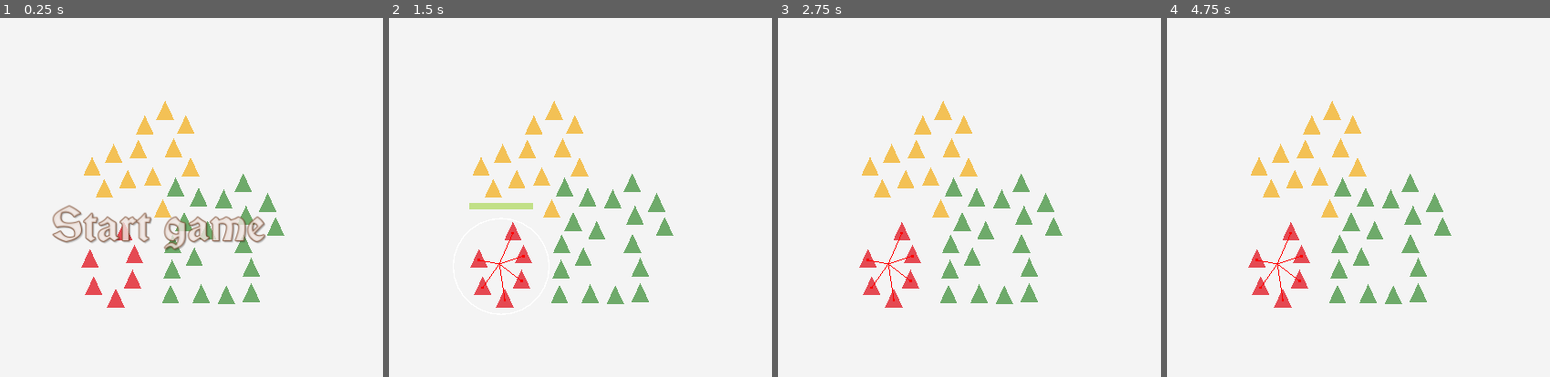
Above: before the commit, frames 1-4 (left to right).
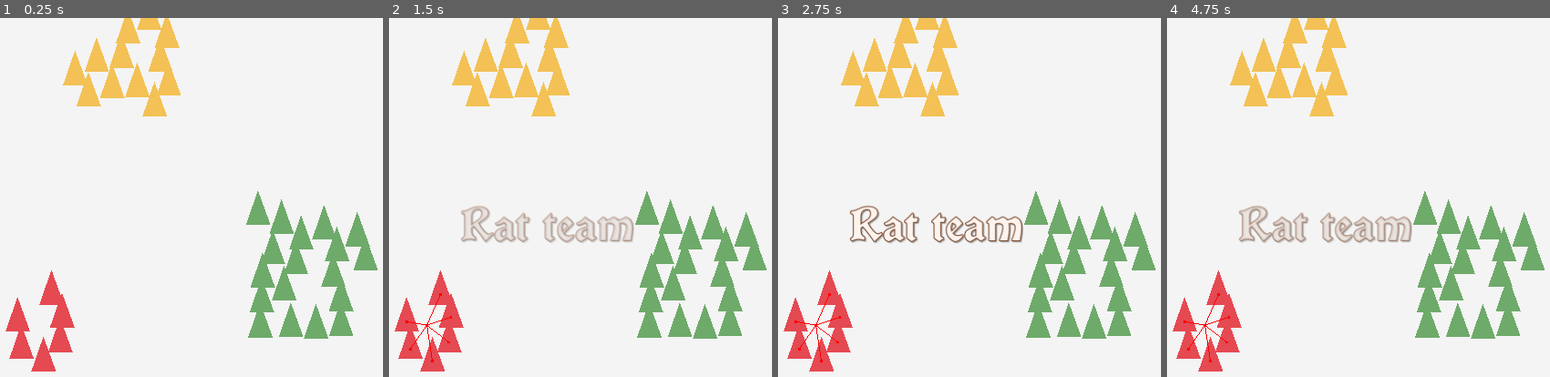
Above: after the commit, the same moments.

Repository: rtauziac/djam-decay
Game: Godot game, scene res://test_2d.tscn
Same seed, same stepped clock (60 frames per second), same inputs: the game is played once before the commit and once after it.
Inputs (mouse positions are in pixels of both pictures, inside the frame that each line leads up to):
- Up to frame 1 (0.25 s): no input
- Up to frame 2 (1.5 s): move the mouse to (500, 265) at 0.52 s; click (500, 265) at 0.67 s; move the mouse to (530, 161) at 1.27 s; click (530, 161) at 1.42 s
- Up to frame 3 (2.75 s): move the mouse to (1000, 240) at 2.02 s; click (1000, 240) at 2.17 s
- Up to frame 4 (4.75 s): tap Enter at 2.75, 4.25 s; move the mouse to (1289, 305) at 2.77 s; click (1289, 305) at 2.92 s; tap Space at 3.5 s; move the mouse to (1546, 283) at 3.52 s; click (1546, 283) at 3.67 s; move the mouse to (outside the picture) at 4.27 s; click (outside the picture) at 4.42 s

The runs differ from the first frame. In frame 1, 17% of the frame differs, in the area x 1-99%, y 0-99%; in frame 2, 17%; in frame 3, 16%; in frame 4, 16%.

Commit message:
👀 A bunch of things

Diff:
--- a/GameManagement/game.gd
+++ b/GameManagement/game.gd
@@ -1,9 +1,9 @@
-extends Node
+extends Node2D
 class_name Game
 
 signal player_changed(player: Player)
 
-@export var stamina_start_amount = 600
+var stamina_start_amount = 600
 
 var players: Array[Player]
 var current_player: Player
@@ -31,14 +31,32 @@
 
 	#current_player = rat_player
 
-	await get_tree().create_timer(0.1).timeout
+	await get_tree().create_timer(1).timeout
 
-	Global.main_ui.show_title("Start game", func():
-		change_player(rat_player)
-		Global.main_ui.show_title("Rat team")
-		)
+	#Global.main_ui.show_title("Start game", func():
+		#change_player(rat_player)
+		#Global.main_ui.show_title("Rat team")
+		#)
+	change_player(rat_player)
+	Global.main_ui.show_title("Rat team")
 
 
 func change_player(player: Player):
 	current_player = player
-	emit_signal("player_changed", player)
+	emit_signal(player_changed.get_name(), player)
+
+
+func combat_groups(group_a: SelectableGroup, group_b: SelectableGroup):
+	get_tree().call_group("unit", "set_physics_process", false)
+	var group_a_nodes = get_tree().get_nodes_in_group(group_a.name)
+	var group_b_nodes = get_tree().get_nodes_in_group(group_b.name)
+	var group_a_count = group_a_nodes.size()
+	var group_b_count = group_b_nodes.size()
+	var group_a_race = group_a_nodes[0].race
+	var group_b_race = group_b_nodes[0].race
+	print("%s has %d units" % [group_a.name, group_a_count])
+	print("%s has %d units" % [group_b.name, group_b_count])
+	var group_a_hit = (group_a_count * Unit.race_advantage(group_a_race, group_b_race)) / 2
+	var group_b_hit = (group_b_count * Unit.race_advantage(group_b_race, group_a_race)) / 2
+	print("%s kills %d units from %s" % [group_a.name, group_a_hit, group_b.name])
+	print("%s kills %d units from %s" % [group_b.name, group_b_hit, group_a.name])
--- a/MainUI.gd
+++ b/MainUI.gd
@@ -4,6 +4,7 @@
 
 func _ready():
 	Global.main_ui = self
+	$TitleLabel.visible = false
 
 
 func show_title(title: String, callback = null):
@@ -14,9 +15,30 @@
 	tween.set_meta("tween", "title")
 	$TitleLabel.text = title
 	tween.tween_callback(func(): $TitleLabel.visible = true)
-	tween.tween_property($TitleLabel, "modulate", Color.WHITE, 0.2)
-	tween.tween_interval(0.2)
-	tween.tween_property($TitleLabel, "modulate", Color.TRANSPARENT, 0.2)
+	tween.tween_property($TitleLabel, "modulate", Color.WHITE, 1.2)
+	tween.tween_interval(2)
+	tween.tween_property($TitleLabel, "modulate", Color.TRANSPARENT, 1.2)
 	tween.tween_callback(func(): $TitleLabel.visible = false)
 	if callback != null:
 		tween.tween_callback(callback)
+
+
+func show_header(header: String):
+	for process_tween in get_tree().get_processed_tweens():
+		if process_tween.get_meta("tween") == "header":
+			process_tween.kill()
+	var tween = get_tree().create_tween()
+	tween.set_meta("tween", "header")
+	$HeaderLabel.text = header
+	tween.tween_callback(func(): $HeaderLabel.visible = true)
+	tween.tween_property($HeaderLabel, "modulate", Color.WHITE, 0.4)
+
+
+func hide_header():
+	for process_tween in get_tree().get_processed_tweens():
+		if process_tween.get_meta("tween") == "header":
+			process_tween.kill()
+	var tween = get_tree().create_tween()
+	tween.set_meta("tween", "header")
+	tween.tween_property($HeaderLabel, "modulate", Color.WHITE, 0.4)
+	tween.tween_callback(func(): $HeaderLabel.visible = true)
--- a/test_2d.tscn
+++ b/test_2d.tscn
@@ -1,10 +1,9 @@
-[gd_scene load_steps=9 format=3 uid="uid://ywgaelhpgpby"]
+[gd_scene load_steps=7 format=3 uid="uid://ywgaelhpgpby"]
 
 [ext_resource type="Script" path="res://GameManagement/game.gd" id="1_bo2r8"]
 [ext_resource type="Script" path="res://unit/groups.gd" id="1_n6ffw"]
-[ext_resource type="Script" path="res://Camera.gd" id="2_fdhqp"]
-[ext_resource type="FontFile" uid="uid://b7bllu2giivqe" path="res://font/vinque rg.otf" id="4_yc54d"]
-[ext_resource type="Script" path="res://MainUI.gd" id="5_0pjp3"]
+[ext_resource type="Script" path="res://ui/camera.gd" id="2_fdhqp"]
+[ext_resource type="PackedScene" uid="uid://bffwtwiaeqg1" path="res://ui/ui.tscn" id="4_twutv"]
 
 [sub_resource type="GDScript" id="GDScript_3igke"]
 script/source = "extends Node
@@ -12,7 +11,7 @@
 
 func _ready():
 	await get_tree().process_frame
-	print(\"Group count: %d\" % get_parent().get_node(\"Groups\").get_child_count())
+	print(\"Group count: %d\" % get_parent().get_node(\"World/Groups\").get_child_count())
 	await get_tree().process_frame
 	var allUnits = get_tree().get_nodes_in_group(&\"unit\")
 	print(\"Unit count: %d\" % allUnits.size())
@@ -27,18 +26,6 @@
 source_geometry_group_name = &"navigation_polygon_source_group"
 cell_size = 10.0
 agent_radius = 30.0
-
-[sub_resource type="Theme" id="Theme_qqolg"]
-Label/fonts/font = ExtResource("4_yc54d")
-TitleLabel/base_type = &"Label"
-TitleLabel/colors/font_color = Color(0.996847, 0.954729, 0.934884, 1)
-TitleLabel/colors/font_outline_color = Color(0.460701, 0.260495, 0.147609, 1)
-TitleLabel/colors/font_shadow_color = Color(0, 0, 0, 0.247059)
-TitleLabel/constants/outline_size = 6
-TitleLabel/constants/shadow_offset_x = 2
-TitleLabel/constants/shadow_offset_y = 2
-TitleLabel/constants/shadow_outline_size = 5
-TitleLabel/font_sizes/font_size = 70
 
 [node name="Node2D" type="Node2D"]
 
@@ -57,43 +44,19 @@
 [node name="CollisionPolygon2D2" type="CollisionPolygon2D" parent="NavigationRegion2D/StaticBody2D"]
 polygon = PackedVector2Array(-1240, -317, -1482, -146, -1702, 131, -1656, 421, -1502, 521, -1386, 619, -1160, 646, -1159, 519, -1226, 400, -1326, 402, -1420, 267, -1347, 59, -1262, -109, -1124, -260)
 
-[node name="Game" type="Node" parent="."]
+[node name="Game" type="Node2D" parent="."]
 script = ExtResource("1_bo2r8")
 
-[node name="Groups" type="Node2D" parent="."]
+[node name="World" type="Node2D" parent="."]
+
+[node name="Groups" type="Node2D" parent="World"]
 script = ExtResource("1_n6ffw")
 
-[node name="Camera2D" type="Camera2D" parent="."]
+[node name="Camera2D" type="Camera2D" parent="World"]
 script = ExtResource("2_fdhqp")
 
 [node name="CanvasLayer" type="CanvasLayer" parent="."]
 
-[node name="UI" type="Control" parent="CanvasLayer"]
-layout_mode = 3
-anchors_preset = 15
-anchor_right = 1.0
-anchor_bottom = 1.0
-grow_horizontal = 2
-grow_vertical = 2
-theme = SubResource("Theme_qqolg")
-script = ExtResource("5_0pjp3")
+[node name="UI" parent="CanvasLayer" instance=ExtResource("4_twutv")]
 
-[node name="TitleLabel" type="Label" parent="CanvasLayer/UI"]
-visible = false
-modulate = Color(1, 1, 1, 0)
-layout_mode = 1
-anchors_preset = 15
-anchor_right = 1.0
-anchor_bottom = 1.0
-offset_left = 158.0
-offset_top = 61.0
-offset_right = -158.0
-offset_bottom = -61.0
-grow_horizontal = 2
-grow_vertical = 2
-theme_type_variation = &"TitleLabel"
-text = "Next turn"
-horizontal_alignment = 1
-vertical_alignment = 1
-
-[connection signal="player_changed" from="Game" to="Groups" method="_on_game_player_changed"]
+[connection signal="player_changed" from="Game" to="World/Groups" method="_on_game_player_changed"]
--- a/Camera.gd
+++ b/ui/camera.gd
@@ -2,9 +2,13 @@
 
 var moving = false
 var has_moved = false
+@export var controllable = true
 
 
 func _input(event):
+	if not controllable:
+		return
+
 	if event is InputEventMouseButton:
 		var event_mouse_button: InputEventMouseButton = event
 
--- /dev/null
+++ b/ui/ui.tscn
@@ -0,0 +1,58 @@
+[gd_scene load_steps=4 format=3 uid="uid://bffwtwiaeqg1"]
+
+[ext_resource type="FontFile" uid="uid://b7bllu2giivqe" path="res://font/vinque rg.otf" id="1_8at5j"]
+[ext_resource type="Script" path="res://MainUI.gd" id="2_neumv"]
+
+[sub_resource type="Theme" id="Theme_qqolg"]
+Label/fonts/font = ExtResource("1_8at5j")
+TitleLabel/base_type = &"Label"
+TitleLabel/colors/font_color = Color(0.996847, 0.954729, 0.934884, 1)
+TitleLabel/colors/font_outline_color = Color(0.460701, 0.260495, 0.147609, 1)
+TitleLabel/colors/font_shadow_color = Color(0, 0, 0, 0.247059)
+TitleLabel/constants/outline_size = 6
+TitleLabel/constants/shadow_offset_x = 2
+TitleLabel/constants/shadow_offset_y = 2
+TitleLabel/constants/shadow_outline_size = 5
+TitleLabel/font_sizes/font_size = 70
+
+[node name="UI" type="Control"]
+layout_mode = 3
+anchors_preset = 15
+anchor_right = 1.0
+anchor_bottom = 1.0
+grow_horizontal = 2
+grow_vertical = 2
+theme = SubResource("Theme_qqolg")
+script = ExtResource("2_neumv")
+
+[node name="TitleLabel" type="Label" parent="."]
+modulate = Color(1, 1, 1, 0)
+layout_mode = 1
+anchors_preset = 15
+anchor_right = 1.0
+anchor_bottom = 1.0
+offset_left = 158.0
+offset_top = 61.0
+offset_right = -158.0
+offset_bottom = -61.0
+grow_horizontal = 2
+grow_vertical = 2
+theme_type_variation = &"TitleLabel"
+text = "Next turn"
+horizontal_alignment = 1
+vertical_alignment = 1
+
+[node name="HeaderLabel" type="Label" parent="."]
+modulate = Color(1, 1, 1, 0)
+layout_mode = 1
+anchors_preset = 10
+anchor_right = 1.0
+offset_left = 90.0
+offset_top = 21.0
+offset_right = -90.0
+offset_bottom = 132.0
+grow_horizontal = 2
+theme_type_variation = &"TitleLabel"
+text = "Fight!"
+horizontal_alignment = 1
+vertical_alignment = 1
--- a/unit/group.gd
+++ b/unit/group.gd
@@ -1,11 +1,14 @@
 extends Area2D
 class_name SelectableGroup
 
+signal wants_to_be_selected(group: SelectableGroup)
+signal engage_combat(group_a: SelectableGroup, group_b: SelectableGroup)
+
 @export var selected: bool : get = get_selected, set = set_selected
 func get_selected() -> bool:
-	return $Line2D.visible
+	return $SelectionLine2D.visible
 func set_selected(new_val: bool):
-	$Line2D.visible = new_val
+	$SelectionLine2D.visible = new_val
 	$GaugeStamina.visible = new_val
 
 var radius: get = get_radius, set = set_radius
@@ -13,7 +16,7 @@
 	return ($CollisionShape2D.shape as CircleShape2D).radius
 func set_radius(new_val: float):
 	($CollisionShape2D.shape as CircleShape2D).radius = new_val
-	$Line2D.set("radius", new_val)
+	$SelectionLine2D.set("radius", new_val)
 	$GaugeStamina.position.y = -(new_val + 20)
 
 
@@ -25,21 +28,25 @@
 
 
 func _on_input_event(viewport: Viewport, event, shape_idx):
-	if Global.game.current_player != null and Global.game.current_player.user_controlled:
-		if event is InputEventMouseButton:
-			var eventMouseButton := event as InputEventMouseButton
-			if not eventMouseButton.pressed:
-				var group_nodes = get_tree().get_nodes_in_group(name)
-				var units = group_nodes as Array[Unit]
-				if Global.game.current_player.race == units[0].race:
-					set_deferred("selected", true)
-					viewport.set_input_as_handled()
+	if Global.game.current_player == null or not Global.game.current_player.user_controlled:
+		return
+
+	if event is InputEventMouseButton:
+		var eventMouseButton := event as InputEventMouseButton
+		if not eventMouseButton.pressed:
+			var group_nodes = get_tree().get_nodes_in_group(name)
+			var units = group_nodes as Array[Unit]
+			if Global.game.current_player.race == units[0].race:
+				#set_deferred("selected", true)
+				emit_signal(wants_to_be_selected.get_name(), self)
+				viewport.set_input_as_handled()
 
 
-func _unhandled_input(event):
-	if event is InputEventMouseButton:
-		var event_mouse_button: InputEventMouseButton = event
+func _on_area_entered(area: SelectableGroup):
+	if area == null:
+		return
 
-		if event_mouse_button.button_index == MOUSE_BUTTON_LEFT:
-			if not event_mouse_button.pressed:
-				set_deferred("selected", false)
+	var self_race: Unit.Race = get_tree().get_nodes_in_group(name)[0].race
+	if self_race == Global.game.current_player.race:
+		#print("%s wants to fight %s" % [name, area.name])
+		emit_signal(engage_combat.get_name(), self, area)
--- a/unit/group.tscn
+++ b/unit/group.tscn
@@ -14,11 +14,11 @@
 [node name="CollisionShape2D" type="CollisionShape2D" parent="."]
 shape = SubResource("CircleShape2D_fkid3")
 
-[node name="Line2D" type="Line2D" parent="."]
+[node name="SelectionLine2D" type="Line2D" parent="."]
 visible = false
 points = PackedVector2Array(0, 0, 0, 0, 0, 0, 0, 0, 0, 0, 0, 0, 0, 0, 0, 0, 0, 0, 0, 0, 0, 0, 0, 0, 0, 0, 0, 0, 0, 0, 0, 0, 0, 0, 0, 0, 0, 0, 0, 0, 0, 0, 0, 0, 0, 0, 0, 0, 0, 0, 0, 0, 0, 0, 0, 0)
 closed = true
-width = 2.0
+width = 3.0
 script = ExtResource("1_lmqkd")
 radius = 300
 
@@ -36,4 +36,5 @@
 texture = ExtResource("3_lba7p")
 offset = Vector2(50, 0)
 
+[connection signal="area_entered" from="." to="." method="_on_area_entered"]
 [connection signal="input_event" from="." to="." method="_on_input_event"]
--- a/unit/groupLine.gd
+++ b/unit/groupLine.gd
@@ -1,6 +1,14 @@
 extends Line2D
 
+enum LineType {
+	Selection,
+	CombatHighlight
+}
+
+
 @export var radius = 100 : get = get_radius, set = set_radius
+@export var line_type: LineType = LineType.Selection
+var rand_line = RandomNumberGenerator.new()
 
 
 func get_selected():
@@ -20,7 +28,14 @@
 
 
 func update_line():
+	rand_line.seed = get_instance_id()
 	var segments = points.size()
 	for segment in points.size():
-		points[segment].x = cos(segment * PI / segments * 2) * radius
-		points[segment].y = sin(segment * PI / segments * 2) * radius
+		match line_type:
+			LineType.Selection:
+				points[segment].x = cos(segment * PI / segments * 2) * radius
+				points[segment].y = sin(segment * PI / segments * 2) * radius
+			LineType.CombatHighlight:
+				var alter_size = rand_line.randf() * 0.1 + 0.95
+				points[segment].x = cos(segment * PI / segments * 2) * radius * alter_size
+				points[segment].y = sin(segment * PI / segments * 2) * radius * alter_size
--- a/unit/groups.gd
+++ b/unit/groups.gd
@@ -11,9 +11,11 @@
 	var races: Array = [preload("res://unit/rat.tscn"), preload("res://unit/cat.tscn"), preload("res://unit/dog.tscn")]
 	var race_names: Array = [Unit.Race.keys()[Unit.Race.Rat], Unit.Race.keys()[Unit.Race.Cat], Unit.Race.keys()[Unit.Race.Dog]]
 	for i_race in races.size():
-		var group_node = preload("res://unit/group.tscn").instantiate()
-		group_node.global_position = Vector2.UP.rotated(rand_start_angle + i_race * PI * 0.666) * 100
+		var group_node: SelectableGroup = preload("res://unit/group.tscn").instantiate()
+		group_node.global_position = Vector2.UP.rotated(rand_start_angle + i_race * PI * 0.666) * 250
 		group_node.name = race_names[i_race]
+		group_node.wants_to_be_selected.connect(handle_group_selection)
+		group_node.engage_combat.connect(Global.game.combat_groups)
 		add_child(group_node)
 		for i_unit in 6 * (i_race + 1):
 			var unit: Unit = races[i_race].instantiate()
@@ -76,3 +78,8 @@
 	for group in get_children():
 		group.set_process_input(active)
 		group.set_process_unhandled_input(active)
+
+
+func handle_group_selection(group_wants: SelectableGroup):
+	for group: SelectableGroup in get_children():
+		group.selected = true if group == group_wants else false
--- a/unit/unit.gd
+++ b/unit/unit.gd
@@ -24,7 +24,7 @@
 	if walk_stamina > 0:
 		if $NavigationAgent2D.is_target_reachable():
 			if not $NavigationAgent2D.is_target_reached():
-				apply_central_force(($NavigationAgent2D.get_next_path_position() - global_position).normalized() * 600)
+				apply_central_force(($NavigationAgent2D.get_next_path_position() - global_position).normalized() * 100)
 				var move_vector = previous_physics_position - global_position
 				walk_stamina -= pow(move_vector.length() * 0.7, 1.5)
 	if $NavigationAgent2D.is_target_reached():
@@ -55,3 +55,20 @@
 	for i in value:
 		sum += 1 / (i + 1)
 	return sum
+
+static func race_advantage(race_a: Race, race_b: Race) -> float:
+	var high_rate = 1.34
+	var low_rate = 1.0
+	if race_a == Race.Rat:
+		match race_b:
+			Race.Dog:
+				return high_rate
+	if race_a == Race.Cat:
+		match race_b:
+			Race.Rat:
+				return high_rate
+	if race_a == Race.Dog:
+		match race_b:
+			Race.Cat:
+				return high_rate
+	return low_rate
--- a/unit/unit.tscn
+++ b/unit/unit.tscn
@@ -11,10 +11,12 @@
 radius = 20.0
 
 [node name="RigidBody2D" type="RigidBody2D" groups=["unit"]]
+y_sort_enabled = true
+mass = 0.2
 physics_material_override = SubResource("PhysicsMaterial_y364i")
 can_sleep = false
 lock_rotation = true
-linear_damp = 4.0
+linear_damp = 3.0
 script = ExtResource("1_gui11")
 metadata/_edit_group_ = true
 
@@ -27,7 +29,8 @@
 shape = SubResource("CircleShape2D_gijtc")
 
 [node name="Polygon2D" type="Polygon2D" parent="."]
+y_sort_enabled = true
 color = Color(0.55, 0.55, 0.55, 1)
-polygon = PackedVector2Array(0, -18, -14, 12, 14, 12)
+polygon = PackedVector2Array(0, -39, -19, 16, 20, 16)
 
 [connection signal="velocity_computed" from="NavigationAgent2D" to="." method="_on_navigation_agent_2d_velocity_computed"]
